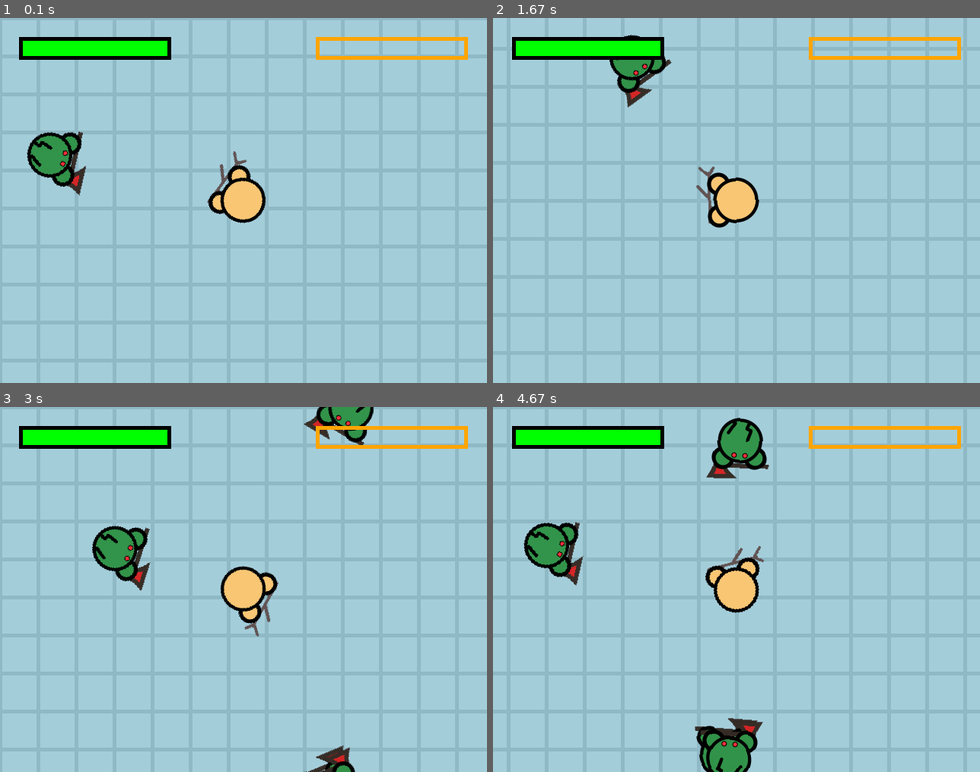
Above: before the commit, frames 1-4 (two rows, left to right).
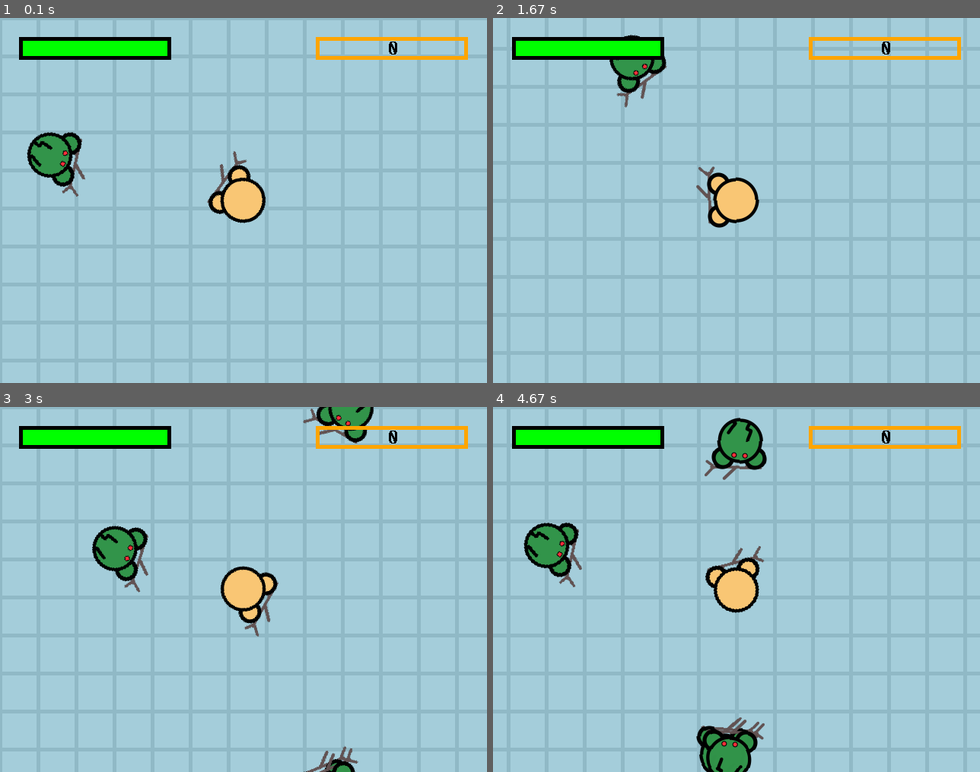
Above: after the commit, the same moments.

Repository: jt31415/game_design
Game: pygame game, started from main.py
Same seed, same stepped clock (60 frames per second), same inputs: the game is played once before the commit and once after it.
Inputs (mouse positions are in pixels of both pictures, inside the frame that each line leads up to):
- Up to frame 1 (0.1 s): no input
- Up to frame 2 (1.67 s): hold D 0.33-0.8 s; move the mouse to (717, 215) at 0.37 s; hold W 0.83-1.13 s; move the mouse to (892, 189) at 0.87 s; hold D 1.17-1.63 s; move the mouse to (619, 204) at 1.2 s
- Up to frame 3 (3 s): hold A 1.67-2.2 s; move the mouse to (92, 534) at 1.7 s; hold S 2.23-2.53 s; move the mouse to (316, 461) at 2.27 s; hold A 2.57-2.97 s; move the mouse to (301, 622) at 2.6 s
- Up to frame 4 (4.67 s): hold W 3-3.37 s; move the mouse to (746, 465) at 3.03 s; hold D 3.4-4.03 s; move the mouse to (561, 578) at 3.43 s; hold S 4.07-4.43 s; move the mouse to (741, 629) at 4.1 s; hold A from 4.47 s (still down); move the mouse to (721, 527) at 4.5 s

The runs differ from the first frame. In frame 1, 0.3% of the frame differs, in the area x 12-82%, y 6-49%; in frame 2, 0.3%; in frame 3, 0.8%; in frame 4, 0.9%, in the area x 13-82%, y 6-92%.

Commit message:
Added new font and experience level.

Diff:
--- a/common.py
+++ b/common.py
@@ -28,6 +28,8 @@
 # HUD drawing
 BAR_WIDTH = 200
 BAR_HEIGHT = 30
+FONT = pygame.font.Font('./fonts/Zector.ttf', 25)
+FONT.bold = True
 
 # in game player
 SPEED=0.3
@@ -43,7 +45,7 @@
 }
 
 creature_types = {
-    'zombie': ['Zombie', weapons['axe'], 25, 5, 10, './mobs/zombie.svg'],
+    'zombie': ['Zombie', weapons['stick'], 25, 5, 10, './mobs/zombie.svg'],
     'ice_zombie': ['Ice Zombie', weapons['axe'], 30, 10, 10, './mobs/ice_zombie.svg'],
     'fire_zombie': ['Fire Zombie', weapons['axe'], 40, 20, 10, './mobs/fire_zombie.svg']
 }
--- a/creatures.py
+++ b/creatures.py
@@ -49,7 +49,7 @@
     def die(self):
         print("{} is dead".format(self.name))
         game_creatures.remove(self)
-        player.experience += self.xp_on_death
+        player.gain_xp(self.xp_on_death)
         del self
 
     def draw(self,surf):
@@ -85,10 +85,11 @@
         self.weapon = weapon
         self.health = 100
         self.max_health = 100
-        self.strength = 10
-        self.max_strength = 10
+        self.strength = 20
+        self.max_strength = 20
         self.attack_cooldown = self.weapon.cooldown
         self.experience = 0
+        self.level = 0
 
         self.image = pygame.image.load("./mobs/human.svg")
         self.scaled = pygame.transform.smoothscale(self.image, (DRAW_SIZE, DRAW_SIZE))
@@ -98,6 +99,12 @@
         self.pos=pos
         self.rot=0
 
+    def gain_xp(self, xp):
+        self.experience+=xp
+        if self.experience>=100:
+            self.level += self.experience // 100
+            self.experience %= 100
+
     def die(self):
         print("{} is dead".format(self.name))
         common.game_state = 'game over'
@@ -106,18 +113,4 @@
 def spawn_creature(template, pos):
     game_creatures.append(Creature(template[0], Weapon(*template[1]), *template[2:6], pos))
 
-def spawn_creatures(template, n):
-    center = player.pos
-    for i in range(n):
-        p = V(random.randint(center.x - SPAWN_RADIUS, center.x + SPAWN_RADIUS),
-             random.randint(center.y - SPAWN_RADIUS, center.y + SPAWN_RADIUS))
-        in_screen = w_rect.collidepoint(p.aslist)
-        while pt.dist(p, center) > SPAWN_RADIUS and in_screen:
-            p = V(random.randint(center.x - SPAWN_RADIUS, center.x + SPAWN_RADIUS),
-             random.randint(center.y - SPAWN_RADIUS, center.y + SPAWN_RADIUS))
-
-        spawn_creature(template, p)
-
 player = Human('Player', Weapon(*weapons['stick']))
-
-spawn_creatures(creature_types['zombie'], 5)
--- a/main.py
+++ b/main.py
@@ -6,6 +6,7 @@
 import common
 from common import * # imports all the common vars
 
+import spawn
 from creatures import player
 
 def draw_creatures():
@@ -36,9 +37,10 @@
     xp_outline_rect = health_outline_rect.copy()
     xp_outline_rect.x = w.get_width()-BAR_WIDTH-25
     xp_rect = xp_outline_rect.copy()
-    xp_rect.width = (player.experience / 100) * 100
+    xp_rect.width = (player.experience / 100) * BAR_WIDTH
     pygame.draw.rect(w, (255, 255, 0), xp_rect)
     pygame.draw.rect(w, (255, 165, 0), xp_outline_rect, width=5)
+    pt.centertext(FONT, str(player.level), (0,0,0), w, xp_outline_rect)
 
 def draw_screen():
     game_state = common.game_state
@@ -98,7 +100,7 @@
 
 i=0 # DEBUG
 
-#initialize()
+# start the game
 
 attack = False
 running = True
--- a/pygametools.py
+++ b/pygametools.py
@@ -142,3 +142,56 @@
     temp.x+=int(window_size[0]/2+0.5)
     temp.y+=int(window_size[1]/2+0.5)
     return temp
+
+#from pygame wiki
+def draw_text(surface, text, color, rect, font, aa=False, bkg=None):
+    rect = pygame.Rect(rect)
+    y = rect.top
+    lineSpacing = -2
+    fontHeight = font.size('Jy')[1]
+
+    while text:
+        i = 1
+
+        # determine if the row of text will be outside our area
+        if y + fontHeight > rect.bottom:
+            break
+
+        # determine maximum width of line
+        while font.size(text[:i])[0] < rect.width and i < len(text):
+            i += 1
+
+        # if we've wrapped the text, then adjust the wrap to the last word
+        if i < len(text):
+            i = text.rfind(" ", 0, i) + 1
+
+        # render the line and blit it to the surface
+        if bkg:
+            image = font.render(text[:i], 1, color, bkg)
+            image.set_colorkey(bkg)
+        else:
+            image = font.render(text[:i], aa, color)
+
+        surface.blit(image, (rect.left, y))
+        y += fontHeight + lineSpacing
+
+        # remove the text we just blitted
+        text = text[i:]
+
+    return text
+
+def centertext(font, t, color, surf, rect, aa=False, center='c'):
+  s=font.render(t,aa,color)
+  size=s.get_size()
+  rect=pygame.Rect(rect)
+  w,h=rect.size
+  l,top=rect.left,rect.top
+  if center=='c': # aligned to the center of the image
+    pos=(l+w//2-size[0]//2,top+h//2-size[1]//2)
+  elif center=='t': # aligned to the top center of the image
+    pos=(l+w//2-size[0]//2,top+h//2)
+  elif center=='b': # aligned to the bottom center of the image
+    pos=(l+w//2-size[0]//2,top+h//2-size[1])
+  else:
+    print("unknown center argument")
+  surf.blit(s,pos)
--- /dev/null
+++ b/spawn.py
@@ -0,0 +1,22 @@
+import pygametools as pt
+from pygametools import V
+
+import creatures
+from creatures import spawn_creature, player
+import random
+
+from common import *
+
+def spawn_creatures(template, n):
+    center = player.pos
+    for i in range(n):
+        p = V(random.randint(center.x - SPAWN_RADIUS, center.x + SPAWN_RADIUS),
+             random.randint(center.y - SPAWN_RADIUS, center.y + SPAWN_RADIUS))
+        in_screen = w_rect.collidepoint(p.aslist)
+        while pt.dist(p, center) > SPAWN_RADIUS and in_screen:
+            p = V(random.randint(center.x - SPAWN_RADIUS, center.x + SPAWN_RADIUS),
+             random.randint(center.y - SPAWN_RADIUS, center.y + SPAWN_RADIUS))
+
+        spawn_creature(template, p)
+
+spawn_creatures(creature_types['zombie'], 5)
Binary file added: fonts/Zector.ttf
